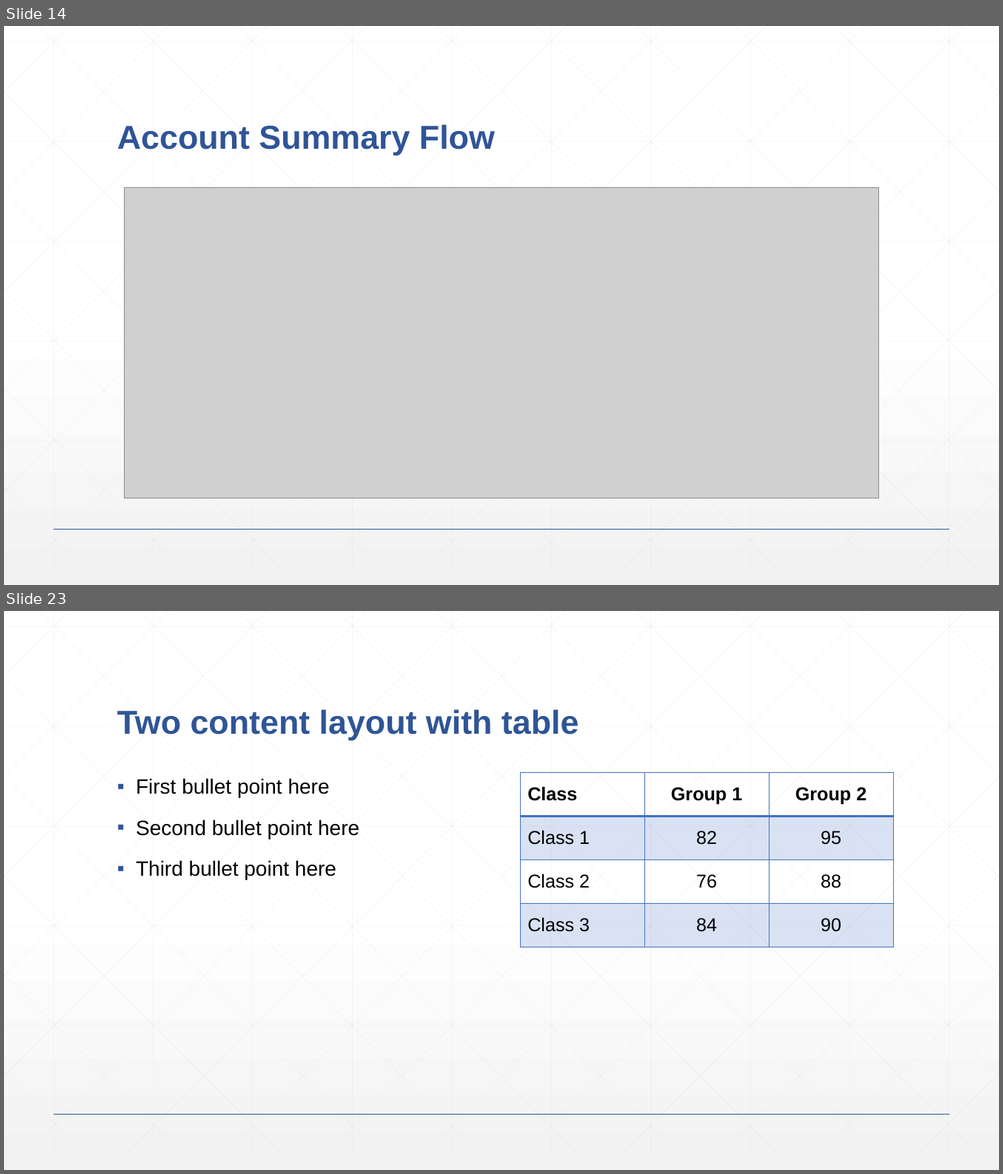
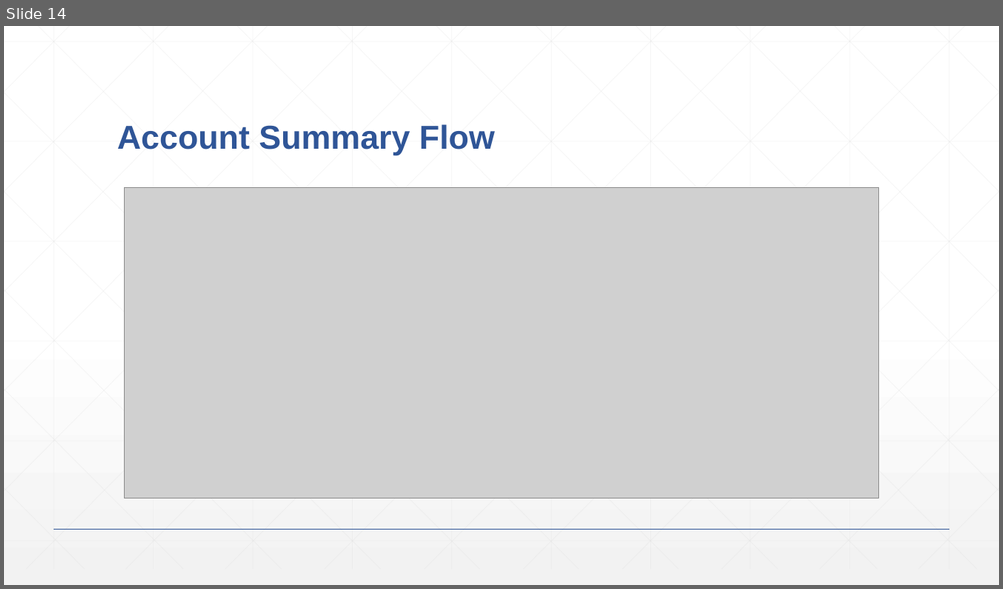
Before and after one commit to lexibrown/Skydot, a slide deck: documentation/presentation.pptx. Shown one above the other, each under a label of ours: slides 14 and 23 before the commit, slide 14 after it; the slides between them are not shown. The pictures are 1003x1174 and 1003x589 pixels, drawn with LibreOffice and Linux fonts; fonts in the diff are those of the drawing; grey boxes stand for pictures. Boxes give left, top, right and bottom in pixels: in the first picture for what was removed or moved away, otherwise in the second. Text is boxed around its words. In the diff, an @@ line names an element or a change of style, - is before the commit and + after.

```diff
--- a/documentation/presentation.pptx
+++ b/documentation/presentation.pptx
@@ slide 23 removed at [4, 611, 999, 1170], background gradient #FFFFFF to #F2F2F2; not listed: 47 template elements that a slide beside it also shows @@
@@ title removed at [117, 709, 578, 741] @@
-Two content layout with table
@@ text removed at [136, 778, 359, 880] @@
-▪ First bullet point here
-▪ Second bullet point here
-▪ Third bullet point here
@@ table removed at [521, 773, 894, 948], 4 rows, 3 columns @@
-Class | Group 1 | Group 2
-Class 1 | 82 | 95
-Class 2 | 76 | 88
-Class 3 | 84 | 90
```
Also in this commit, not shown: 8 slides changed, 2 slides added, 3 other slides removed, 3 other files.
